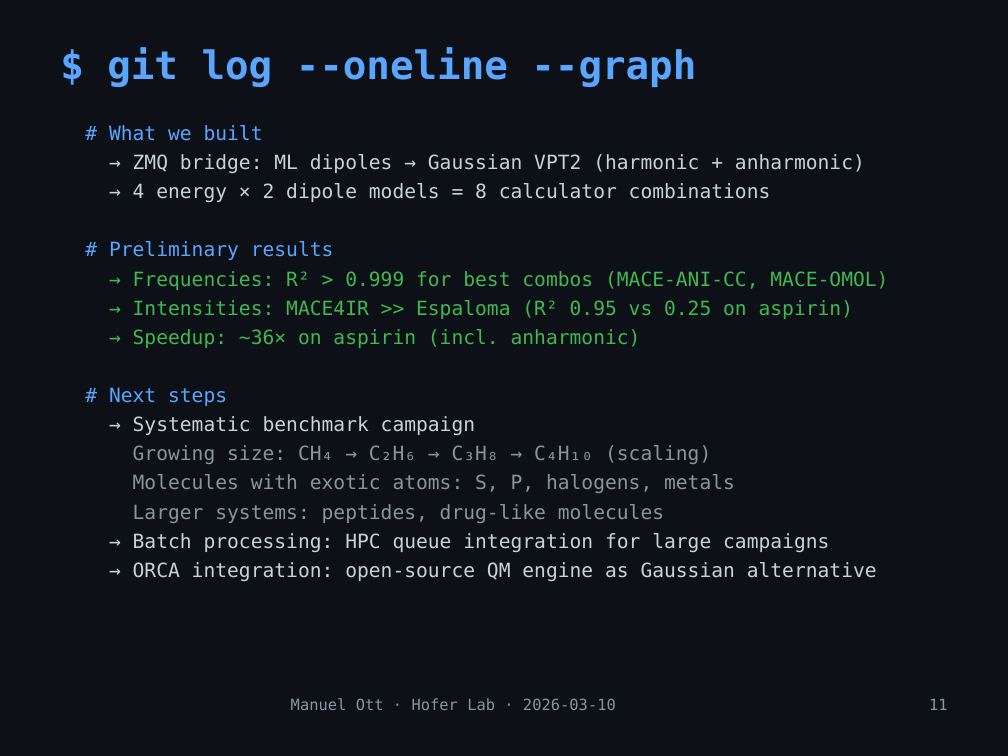
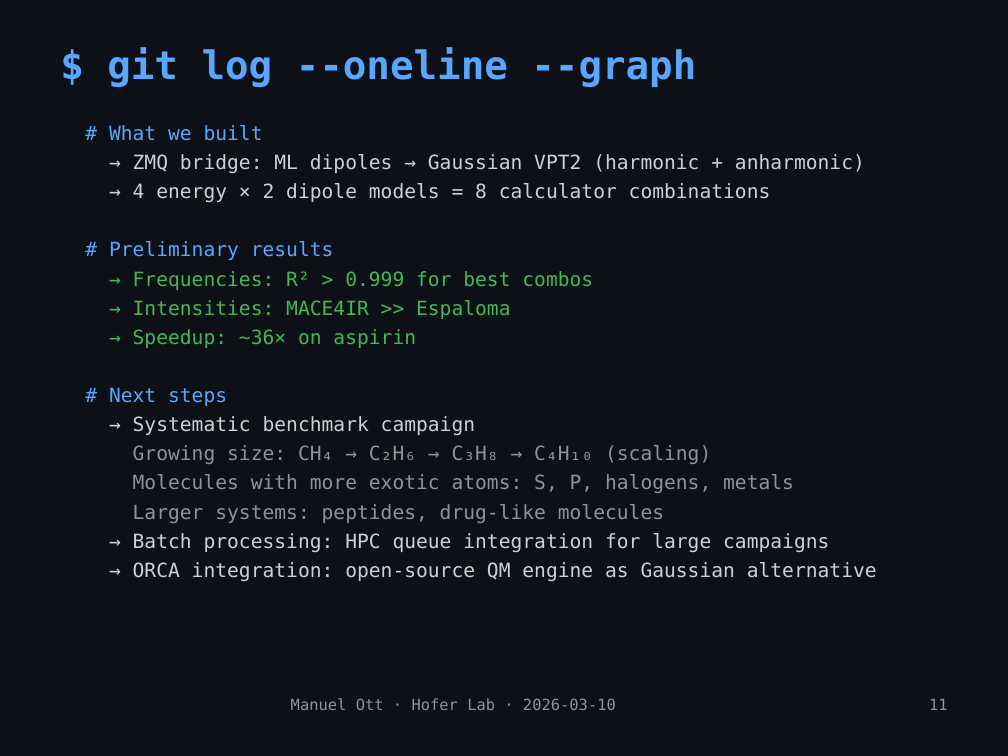
Before and after one commit to mott91/mace_gaussian_interface, a slide deck: slide 12 of presentation/presentation_v2.pptx. Drawn at 1008x756 pixels with LibreOffice and Linux fonts; fonts in the diff are those of the drawing. Boxes give left, top, right and bottom in pixels: in the first picture for what was removed or moved away, otherwise in the second. Text is boxed around its words. In the diff, an @@ line names an element or a change of style, - is before the commit and + after.

```diff
--- a/presentation/presentation_v2.pptx
+++ b/presentation/presentation_v2.pptx
@@ text at box(133, 271, 593, 348): text changed @@
-→ Frequencies: R² > 0.999 for best combos (MACE-ANI-CC, MACE-OMOL)
-→ Intensities: MACE4IR >> Espaloma (R² 0.95 vs 0.25 on aspirin)
-→ Speedup: ~36× on aspirin (incl. anharmonic)
+→ Frequencies: R² > 0.999 for best combos
+→ Intensities: MACE4IR >> Espaloma
+→ Speedup: ~36× on aspirin
@@ text at box(133, 474, 794, 493): text changed @@
-Molecules with exotic atoms: S, P, halogens, metals
+Molecules with more exotic atoms: S, P, halogens, metals
```
Also in this commit, not shown: 8 other slides changed, 1 other file.
